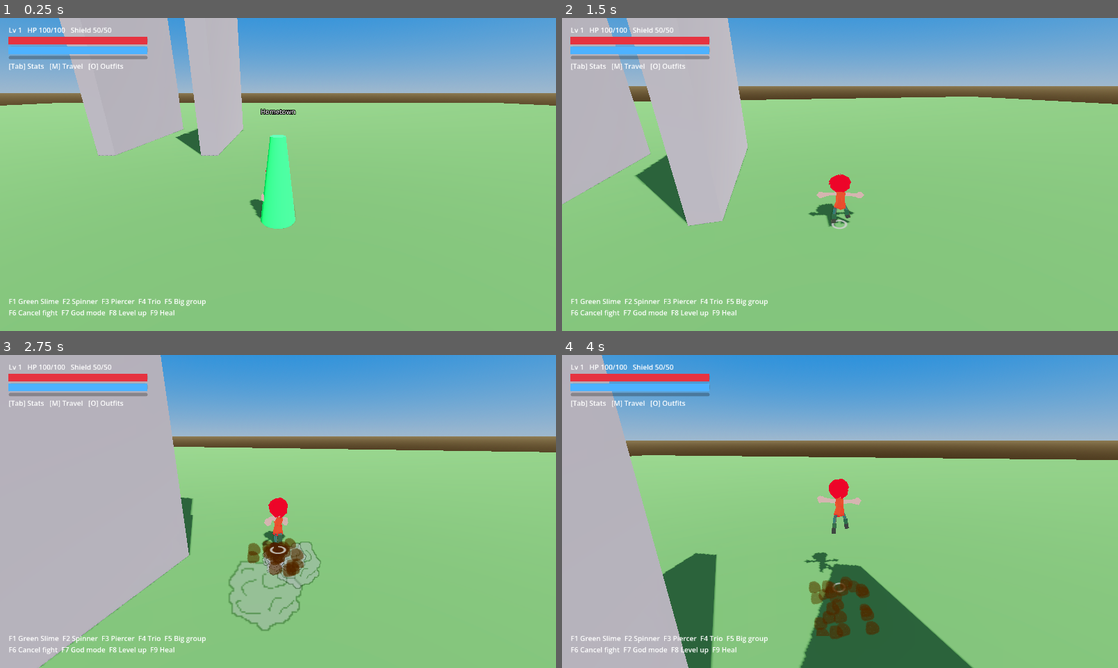
Above: before the commit, frames 1-4 (two rows, left to right).
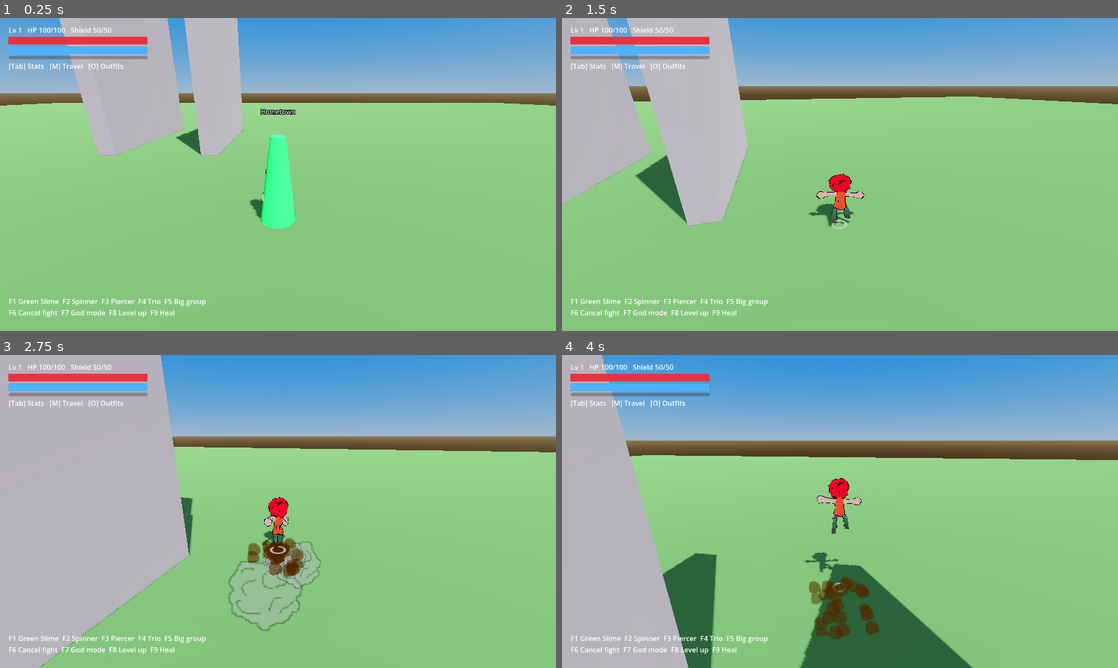
Above: after the commit, the same moments.

Repository: doggoanim/Krits
Game: Godot game, scene res://main.tscn
Two runs of this game, one before a commit and one after it. Both use one fixed random seed, a clock stepped at 60 frames per second and the inputs below.
Inputs (mouse positions are in pixels of both pictures, inside the frame that each line leads up to):
- Up to frame 1 (0.25 s): no input
- Up to frame 2 (1.5 s): tap Enter at 0.5 s; move the mouse to (834, 180) at 0.52 s; hold Ctrl (crouch_pound) 0.53-1.28 s; hold W (move_forward) from 0.53 s (still down); tap Space (jump) at 0.77 s; move the mouse to (878, 177) at 1.27 s; tap E (interact) at 1.35 s
- Up to frame 3 (2.75 s): keep holding W (move_forward); tap Space (jump) at 1.52 s; move the mouse to (233, 508) at 2.02 s; hold Shift (roll_dive) from 2.03 s (still down)
- Up to frame 4 (4 s): move the mouse to (845, 511) at 2.77 s; release W (move_forward) at 2.78 s; release Shift (roll_dive) at 2.78 s; hold A (move_left) 2.78-3.53 s; tap Ctrl (crouch_pound) at 2.85 s; tap Space (jump) at 3.02, 3.77 s; move the mouse to (817, 505) at 3.52 s; hold W (move_forward) from 3.53 s (still down); tap E (interact) at 3.6 s

The runs differ from the first frame. In frame 1, less than 0.1% of the frame differs, in the area x 46-48%, y 48-59%; in frame 2, less than 0.1%; in frame 3, less than 0.1%; in frame 4, less than 0.1%, in the area x 45-54%, y 39-56%.

Commit message:
Enable player outline; camera now collides with ground and arena wall
- PlayerVisual.outline_enabled turned on (was off by default, and
  CelOutline's outline never rendered anyway until the previous fix).
- CameraRig's SpringArm3D no longer ignores all collision: its mask
  now includes the world/ground layer and the arena's circular wall
  (Arena.WALL_LAYER, pulled out of _build_barrier into a shared public
  const so the camera can reference the same value), with margin
  restored to 0.3. Everything else — ordinary walls, props, enemies —
  the camera still clips straight through, so it still won't get
  shoved in close to the player; it just can no longer dip below the
  floor or peek outside a fight's barrier.

Diff:
--- a/combat/arena.gd
+++ b/combat/arena.gd
@@ -18,6 +18,9 @@
 const BASE_RADIUS := 11.0
 const RADIUS_PER_ENEMY := 1.6
 const MAX_RADIUS := 24.0
+const WALL_LAYER := 1 << 6      ## physics layer 7 — blocks the player; CameraRig also
+                                 ## collides with it so the camera can't peek through the
+                                 ## barrier during a fight
 const WALL_HEIGHT := 14.0
 const WALL_SEGMENTS := 28       ## faceted approximation of a circle
 const ORBS_BASE := 5
@@ -210,7 +213,6 @@
 func _build_barrier() -> void:
 	stage_root = Node3D.new()
 	add_child(stage_root)
-	var wall_layer := 1 << 6   # blocks the player, not the camera
 	var wall_col := Color(1.0, 1.0, 1.0, 0.05)
 	var glow_col := Color(1.0, 1.0, 1.0)
 	var seg_len := TAU * radius / WALL_SEGMENTS + 0.4   # slight overlap so segments don't gap
@@ -227,7 +229,7 @@
 
 		var wall_pos := local_pos
 		wall_pos.y = local_ground_y + WALL_HEIGHT * 0.5
-		_slab(wall_pos, Vector3(seg_len, WALL_HEIGHT, 1.0), wall_col, wall_layer, 0.0, true, rot_y)
+		_slab(wall_pos, Vector3(seg_len, WALL_HEIGHT, 1.0), wall_col, WALL_LAYER, 0.0, true, rot_y)
 
 		var ring_pos := local_pos
 		ring_pos.y = local_ground_y + 0.03   # avoid z-fighting with the ground
--- a/player/player_camera.gd
+++ b/player/player_camera.gd
@@ -20,9 +20,15 @@
 	top_level = true
 	_arm = SpringArm3D.new()
 	_arm.spring_length = base_distance
-	_arm.collision_mask = 0   ## no collision: let the camera clip through walls instead of
-	                          ## getting pushed in close to the player (the x-ray silhouette
-	                          ## keeps the player visible through geometry instead)
+	_arm.margin = 0.3
+	# Only the ground/world layer and the arena's own circular wall push the
+	# camera in — everything else (ordinary walls, props, enemies) the camera
+	# clips straight through, so it never gets shoved in close to the player
+	# (the x-ray silhouette keeps the player visible through that geometry
+	# instead). Colliding with the world layer stops the camera dipping below
+	# the floor; colliding with the arena wall stops it peeking outside the
+	# fight's barrier.
+	_arm.collision_mask = 1 | Arena.WALL_LAYER
 	add_child(_arm)
 	_cam = Camera3D.new()
 	_cam.current = true
--- a/player/player_visual.gd
+++ b/player/player_visual.gd
@@ -51,7 +51,7 @@
 const SLIME_TINT_COLOR := Color(0x5A / 255.0, 0x8B / 255.0, 0x2F / 255.0)
 const SLIME_TINT_STRENGTH := 0.6
 
-@export var outline_enabled := false
+@export var outline_enabled := true
 @export var outline_thickness_ratio := 0.011   ## outline thickness, as a fraction of the character's height
 @export var outline_color := Color.BLACK
 
